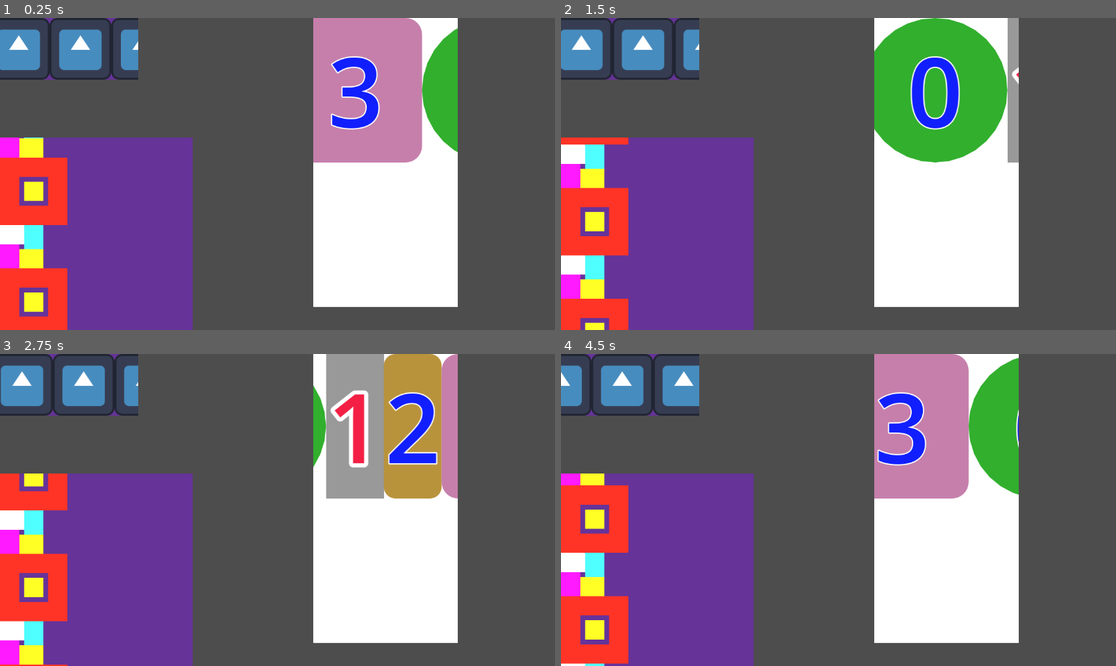
Above: before the commit, frames 1-4 (two rows, left to right).
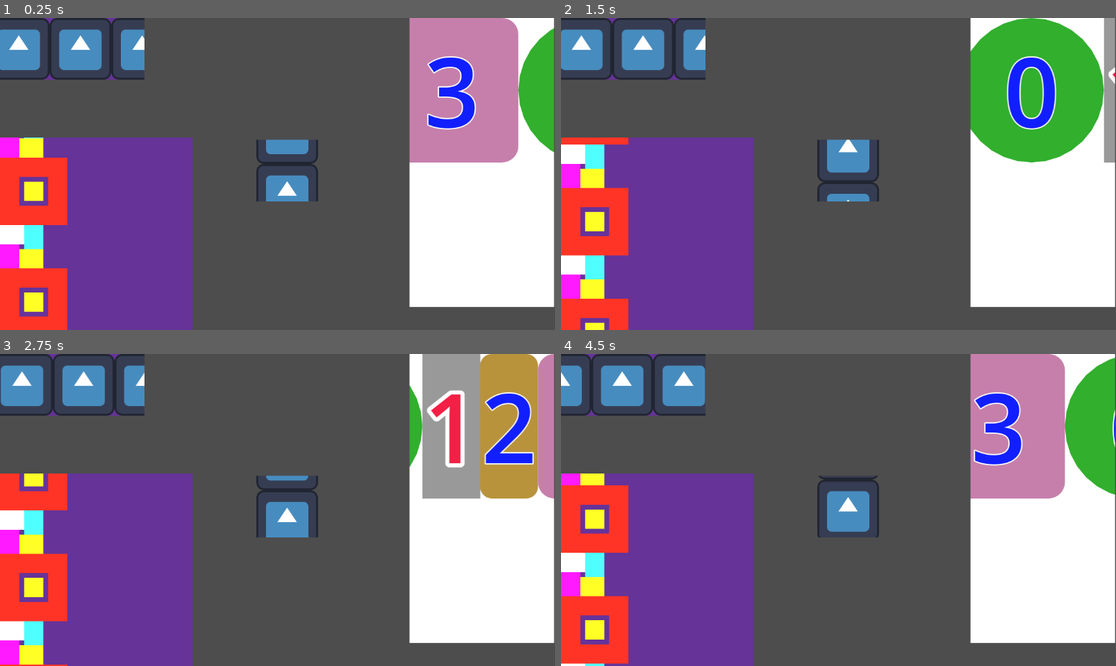
Above: after the commit, the same moments.

Repository: JohnnyB0Y/easy-godot
Game: Godot game, scene res://Examples/ScrollControlExample/main2.tscn
Two runs of this game, one before a commit and one after it. Both use one fixed random seed, a clock stepped at 60 frames per second and the inputs below. The project has no main scene, so this scene is started directly. The engine's default icon, where the game draws it, is replaced by a stand-in: a white triangle on a blue panel in a dark square.
Inputs:
- Up to frame 1 (0.25 s): no input
- Up to frame 2 (1.5 s): no input
- Up to frame 3 (2.75 s): no input
- Up to frame 4 (4.5 s): no input

The runs differ from the first frame. In frame 1, 37% of the frame differs, in the area x 24-100%, y 0-93%; in frame 2, 35%; in frame 3, 38%; in frame 4, 38%.

Commit message:
Add alternating scrolling examples for top, bottom, left and right.

Diff:
--- a/Examples/ScrollControlExample/main2.tscn
+++ b/Examples/ScrollControlExample/main2.tscn
@@ -58,7 +58,44 @@
 direction = 0
 scroll_size = Vector2(0, 0)
 auto_get_size = true
-index = 3
+index = 0
+size = 1
+
+[sub_resource type="Resource" id="Resource_aixad"]
+script = ExtResource("4_qpfel")
+texture = ExtResource("5_mqivr")
+direction = 1
+size = Vector2(0, 0)
+auto_get_size = false
+
+[sub_resource type="Resource" id="Resource_cf38a"]
+script = ExtResource("4_qpfel")
+texture = ExtResource("5_mqivr")
+direction = 2
+size = Vector2(0, 0)
+auto_get_size = false
+
+[sub_resource type="Resource" id="Resource_do1tw"]
+script = ExtResource("4_qpfel")
+texture = ExtResource("5_mqivr")
+direction = 3
+size = Vector2(0, 0)
+auto_get_size = false
+
+[sub_resource type="Resource" id="Resource_31ckc"]
+script = ExtResource("4_qpfel")
+texture = ExtResource("5_mqivr")
+direction = 4
+size = Vector2(0, 0)
+auto_get_size = false
+
+[sub_resource type="Resource" id="Resource_3wgk7"]
+script = ExtResource("3_k1cwf")
+textures = Array[ExtResource("4_qpfel")]([SubResource("Resource_aixad"), SubResource("Resource_cf38a"), SubResource("Resource_do1tw"), SubResource("Resource_31ckc")])
+direction = 0
+scroll_size = Vector2(0, 0)
+auto_get_size = false
+index = 2
 size = 1
 
 [node name="Main" type="Node2D"]
@@ -67,7 +104,7 @@
 clip_contents = true
 layout_mode = 3
 anchors_preset = 0
-offset_right = 287.0
+offset_right = 300.0
 offset_bottom = 128.0
 script = ExtResource("1_6lny3")
 speed = 100.0
@@ -93,10 +130,22 @@
 clip_contents = true
 layout_mode = 3
 anchors_preset = 0
-offset_left = 650.0
-offset_right = 950.0
+offset_left = 850.0
+offset_right = 1150.0
 offset_bottom = 600.0
 script = ExtResource("1_6lny3")
 content_loaders = Array[ExtResource("2_myquc")]([SubResource("Resource_0txva")])
 content_size = 4
 background_color = Color(1, 1, 1, 1)
+
+[node name="AGInfiniteScroll2D4" type="Control" parent="."]
+clip_contents = true
+layout_mode = 3
+anchors_preset = 0
+offset_left = 532.0
+offset_top = 253.0
+offset_right = 660.0
+offset_bottom = 381.0
+script = ExtResource("1_6lny3")
+content_loaders = Array[ExtResource("2_myquc")]([SubResource("Resource_3wgk7")])
+background_color = Color(1, 1, 1, 0)
--- a/project.godot
+++ b/project.godot
@@ -14,6 +14,10 @@
 config/features=PackedStringArray("4.3", "Mobile")
 config/icon="res://icon.svg"
 
+[editor_plugins]
+
+enabled=PackedStringArray("res://addons/easy-godot/plugin.cfg")
+
 [rendering]
 
 renderer/rendering_method="mobile"
Not shown: 1 places in Examples/ScrollControlExample/main2.tscn that only renumber resources
